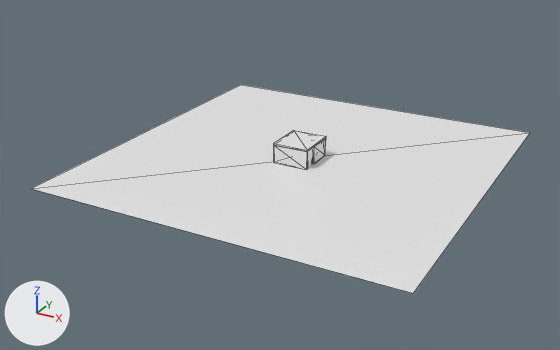
An edit to the glTF model public/images/models/Scene.glb, drawn before and after from the same camera.
Both versions are drawn from a 50 mm camera at (356.0, -697.0, 323.0) aimed at (-14.0, -24.0, -14.0). Arrows for +X, +Y and +Z are at lower left; the lights stay in place. Mesh edges are drawn as thin lines on the coarser meshes. Where no turn or scale is listed for an object, it has been applied to the vertices.

Before the edit, the objects in view are built like this:
```python
me_куб_001 = bpy.data.meshes.new('Куб.001')
me_куб_001.from_pydata(...)  # a box spanning x -20.0..20.0, y -23.0..23.0, z -1.0..1.0
me_куб_021 = bpy.data.meshes.new('Куб.021')
me_куб_021.from_pydata(...)  # a box spanning x -20.0..20.0, y -1.0..1.0, z -10.0..10.0
me_плоскость = bpy.data.meshes.new('Плоскость')
me_плоскость.from_pydata([(-200.0, -200.0, 0.0), (200.0, -200.0, 0.0), (-200.0, 200.0, 0.0), (200.0, 200.0, 0.0)], [], [(0, 1, 3), (0, 3, 2)])
ob_куб_001 = bpy.data.objects.new('Куб.001', me_куб_001)
ob_куб_001.location = (-1.0, -2.0, 21.0)
ob_куб_016 = bpy.data.objects.new('Куб.016', me_куб_021)
ob_куб_016.location = (-1.0, -24.0, 10.0)
ob_плоскость = bpy.data.objects.new('Плоскость', me_плоскость)
ob_плоскость.location = (0.0, 0.0, 0.0)
```
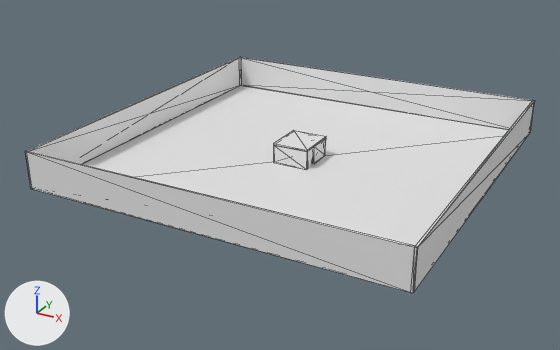
Changed parts and their boxes [x1, y1, x2, y2] in the pictures (560 x 350 px):
'wall3', added: after [26, 151, 418, 293]
'wall1', added: after [241, 57, 534, 130]
'wall2', added: after [25, 57, 241, 188]
'wall4', added: after [411, 101, 534, 293]

Patch to the scene script:
```diff
--- a/public/images/models/Scene.glb.py
+++ b/public/images/models/Scene.glb.py
@@ me_wall4 @@
+me_wall4.from_pydata(...)  # a box spanning x -1.0..1.0, y -200.0..200.0, z -20.0..20.0
@@ me_wall1 @@
+me_wall1.from_pydata(...)  # a box spanning x -200.0..200.0, y -1.0..1.0, z -20.0..20.0
@@ ob_wall4 @@
+ob_wall4 = bpy.data.objects.new('wall4', me_wall4)
+ob_wall4.location = (199.0, 0.0, 20.0)
@@ ob_wall1 @@
+ob_wall1 = bpy.data.objects.new('wall1', me_wall1)
+ob_wall1.location = (0.0, 199.0, 20.0)
@@ ob_wall2 @@
+ob_wall2 = bpy.data.objects.new('wall2', me_wall4.copy())
+ob_wall2.location = (-199.0, 0.0, 20.0)
@@ ob_wall3 @@
+ob_wall3 = bpy.data.objects.new('wall3', me_wall1.copy())
+ob_wall3.location = (0.0, -199.0, 20.0)
```
